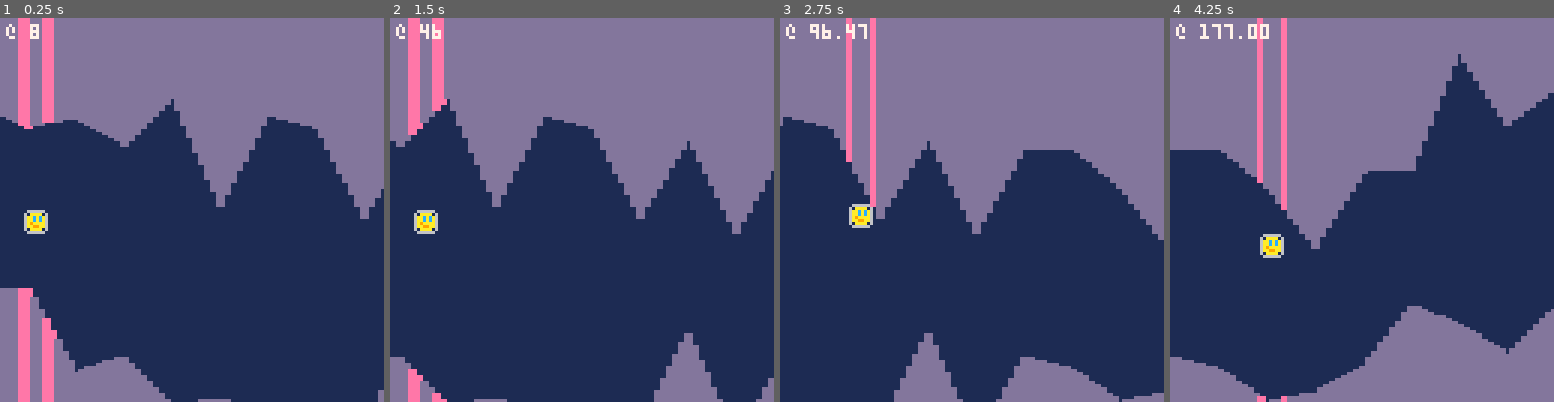
Above: before the commit, frames 1-4 (left to right).
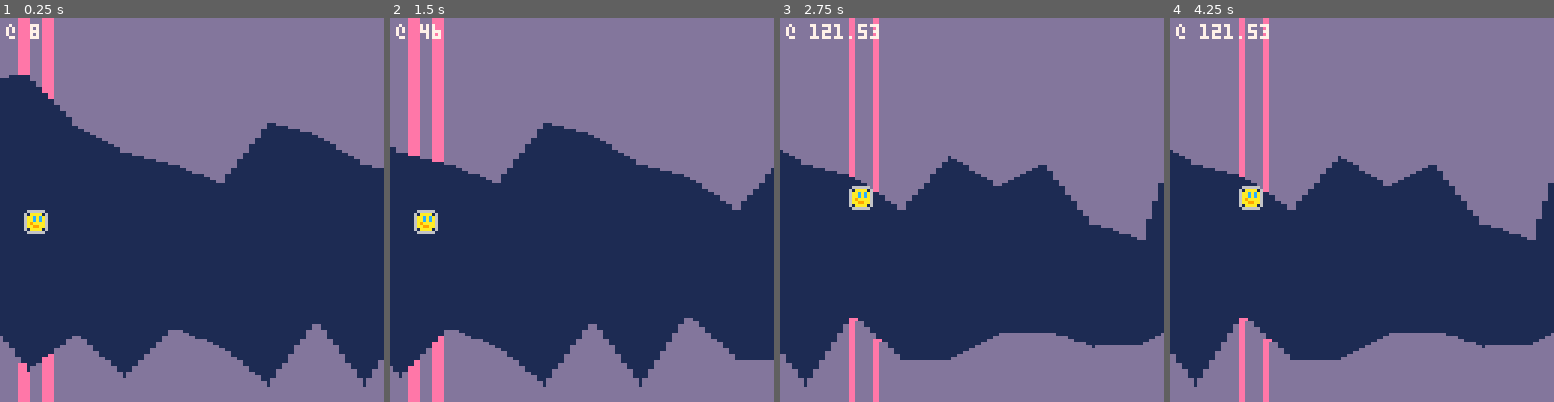
Above: after the commit, the same moments.

Repository: broquaint/pico8-carts
Game: PICO-8 cartridge eggjam3.p8
Two runs of this game, one before a commit and one after it. Both use one fixed random seed, a clock stepped at 60 frames per second and the inputs below.
Inputs:
- Up to frame 1 (0.25 s): no input
- Up to frame 2 (1.5 s): tap X (X key) at 0.33, 1.07 s; tap O (Z key) at 0.7 s
- Up to frame 3 (2.75 s): hold Right 1.6-2.1 s; tap O (Z key) at 1.7, 2.1, 2.5 s; tap X (X key) at 1.85 s; hold Up 2.15-2.42 s; hold Right from 2.47 s (still down)
- Up to frame 4 (4.25 s): tap O (Z key) every 0.4 s from 2.9 to 4.1 s; tap X (X key) at 2.97, 4.08 s; release Right at 3.03 s; hold Left 3.08-3.58 s; hold Down 3.63-3.97 s; hold Right from 4.02 s (still down)

The runs differ from the first frame. In frame 1, 17% of the frame differs, in the area x 0-100%, y 14-100%; in frame 2, 16%; in frame 3, 21%; in frame 4, 22%, in the area x 0-100%, y 0-100%.

Commit message:
Improve terrain geneartion
Still not ideal but at least it works closer to intended i.e slopes of
increasing degrees across the level that _don't_ close off the "tunnel".

Diff:
--- a/eggjam3.p8
+++ b/eggjam3.p8
@@ -10,16 +10,21 @@
    local lvl={up={},down={}}
 
    -- Generate slopes
-   for _=1,10 do
+   for l=1,10 do
       local go_up       = randx(2) > 1
-      local offset_up   = randx(20)
-      local offset_down = randx(20)
+      local offset_up   = randx(20) + (l*2)
+      local offset_down = randx(20) + (l*2)
       for _=1,16 do
-         add(lvl.up,   randx(40) + offset_up)
-         add(lvl.down, randx(40) + offset_down)
+         local up = randx(30) + offset_up
+         add(lvl.up,   up)
+         local down = randx(30) + offset_down
+         if (down + up + 8) >= 118 then
+            down -= randx(5) + 10
+         end
+         add(lvl.down, down)
          -- Random slopes so the middle isn't totally safe
-         offset_up   += go_up and -2 or 2
-         offset_down += go_up and  2 or -2
+         offset_up   = max(1, offset_up   + (go_up and -2 or 2))
+         offset_down = max(1, offset_down + (go_up and  2 or -2))
       end
    end
 
